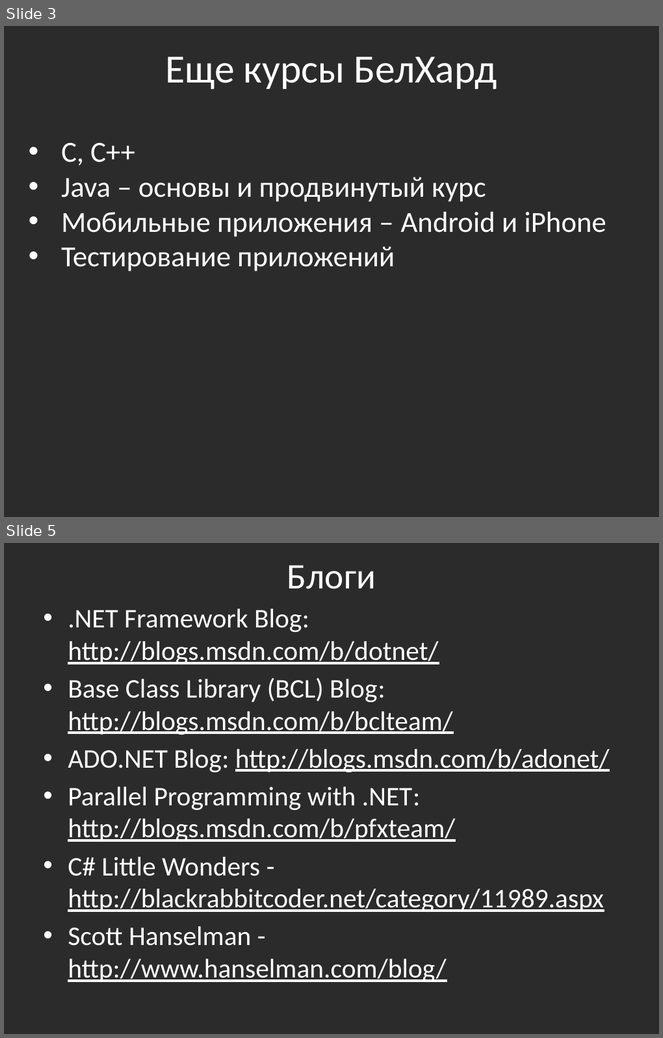
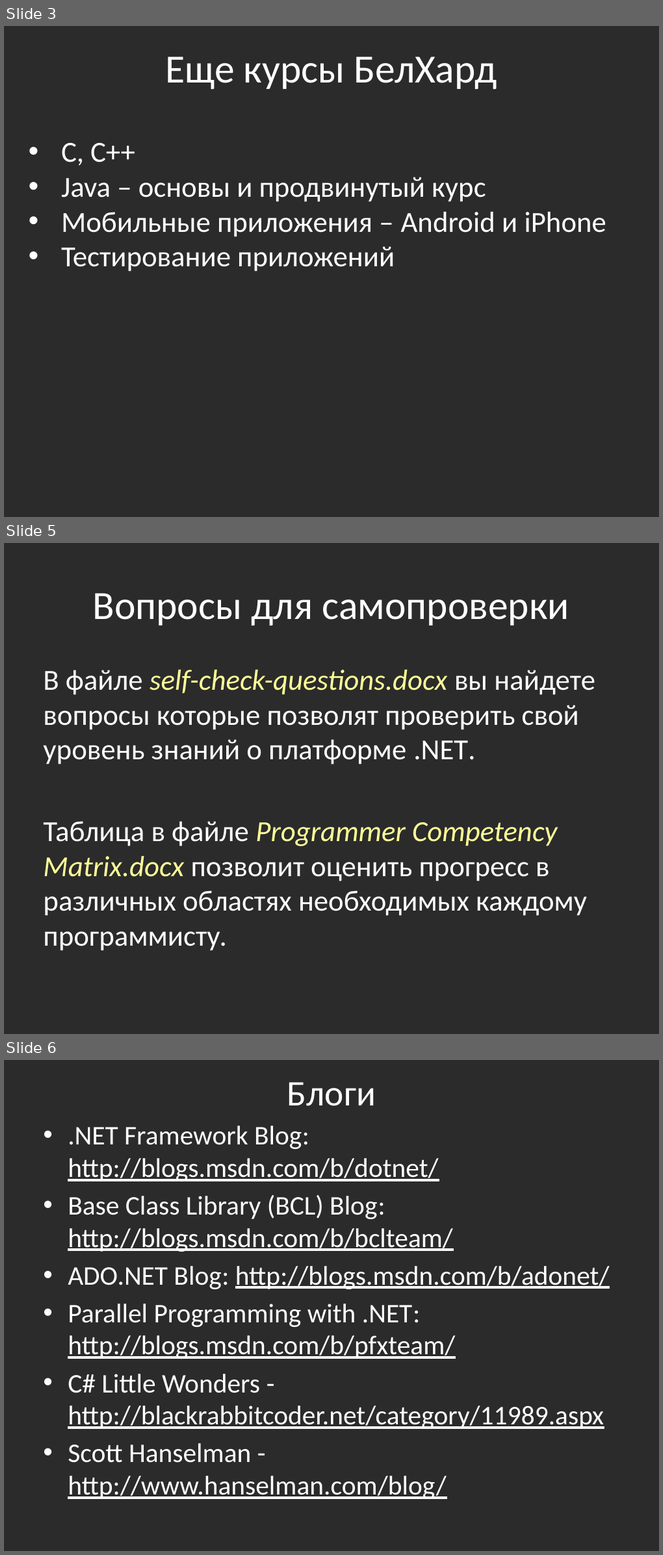
Before and after one commit to bazile/Training, a slide deck: Presentation/that-is-all-folks.pptx. Shown one above the other, each under a label of ours: slides 3 and 5 before the commit, slides 3, 5 and 6 after it; the slides between them are not shown. The pictures are 663x1038 and 663x1555 pixels, drawn with LibreOffice and Linux fonts; fonts in the diff are those of the drawing; background and template pictures are left out; a plain dark background stands for a picture behind light text. Boxes give left, top, right and bottom in pixels: in the first picture for what was removed or moved away, otherwise in the second. Text is boxed around its words. In the diff, an @@ line names an element or a change of style, - is before the commit and + after.

Commit message:
Translated more questions from self check Q's

```diff
--- a/Presentation/that-is-all-folks.pptx
+++ b/Presentation/that-is-all-folks.pptx
@@ slide 5 added at (4, 543, 659, 1034), background picture (left out) @@
@@ title added at (93, 593, 570, 626), 44 pt, text #FFFFFF @@
+Вопросы для самопроверки
@@ text added at (43, 670, 596, 951), 32 pt, text #FFFFFF @@
+В файле self-check-questions.docx вы найдете вопросы которые позволят проверить свой уровень знаний о платформе .NET.
+Таблица в файле Programmer Competency Matrix.docx позволит оценить прогресс в различных областях необходимых каждому программисту.
@@ what was slide 5 is now slide 6 @@
```
Also in this commit, not shown: 1 slide changed, 2 other files.
